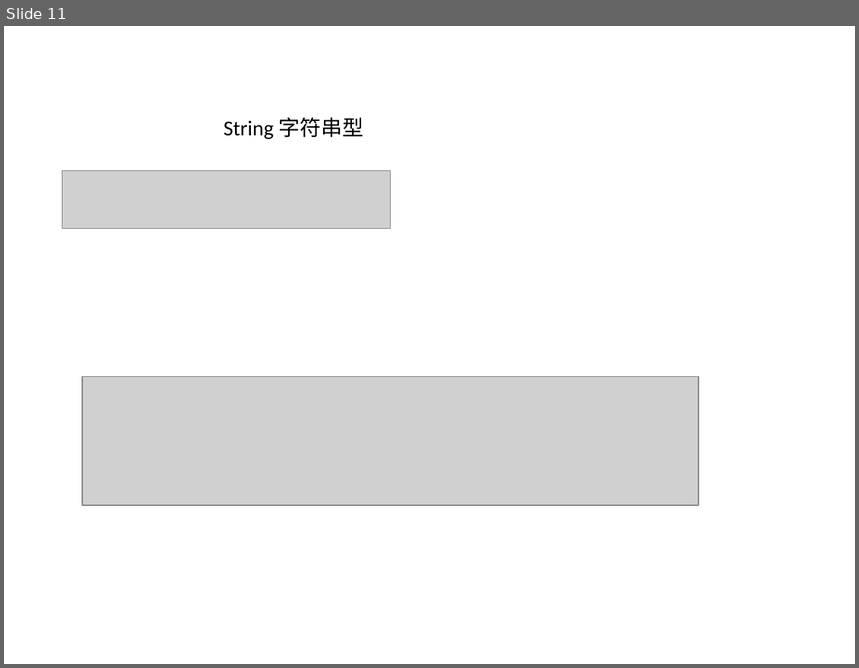
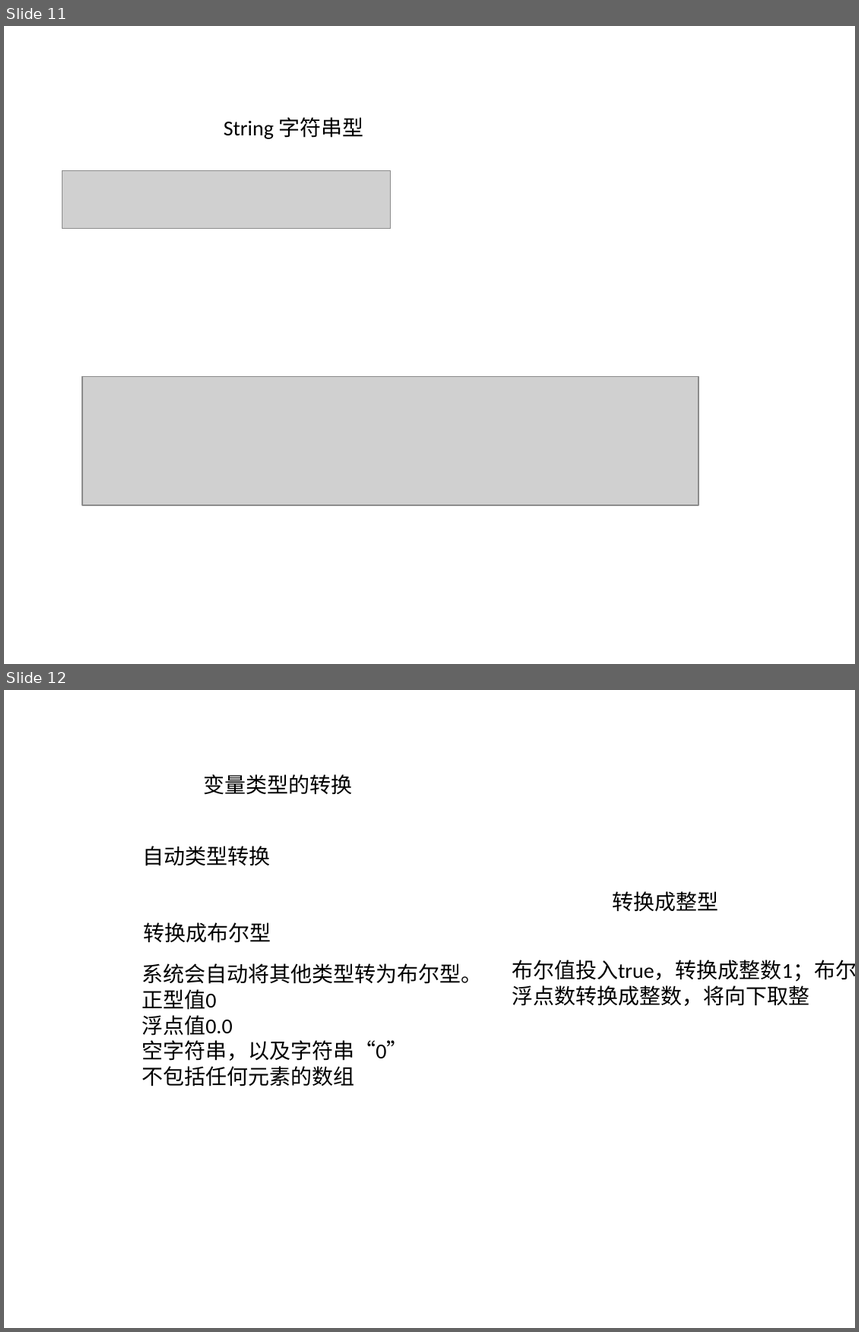
Before and after one commit to nubeier/competition, a slide deck: PHP.pptx. Shown one above the other, each under a label of ours: slide 11 before the commit, slides 11 and 12 after it. The pictures are 859x668 and 859x1332 pixels, drawn with LibreOffice and Linux fonts; fonts in the diff are those of the drawing; grey boxes stand for pictures; background and template pictures are left out. Boxes give left, top, right and bottom in pixels: in the first picture for what was removed or moved away, otherwise in the second. Text is boxed around its words. In the diff, an @@ line names an element or a change of style, - is before the commit and + after.

Commit message:
强制类型转换

```diff
--- a/PHP.pptx
+++ b/PHP.pptx
@@ slide 12 added at (4,690,855,1328), background picture (left out) @@
@@ text added at (203,774,352,795), 18 pt, text #000000 @@
+变量类型的转换
@@ text added at (142,846,270,866), 18 pt, text #000000 @@
+自动类型转换
@@ text added at (612,891,718,911), 18 pt, text #000000 @@
+转换成整型
@@ text added at (143,923,271,943), 18 pt, text #000000 @@
+转换成布尔型
@@ text added at (512,960,855,1006), 18 pt, text #000000 @@
+布尔值投入true，转换成整数1；布尔值发绿色，转换成整数0
+浮点数转换成整数，将向下取整
@@ text added at (142,964,482,1087), 18 pt, text #000000 @@
+系统会自动将其他类型转为布尔型。
+正型值0
+浮点值0.0
+空字符串，以及字符串“0”
+不包括任何元素的数组
```
Also in this commit, not shown: 1 other slide added, 1 slide removed.
